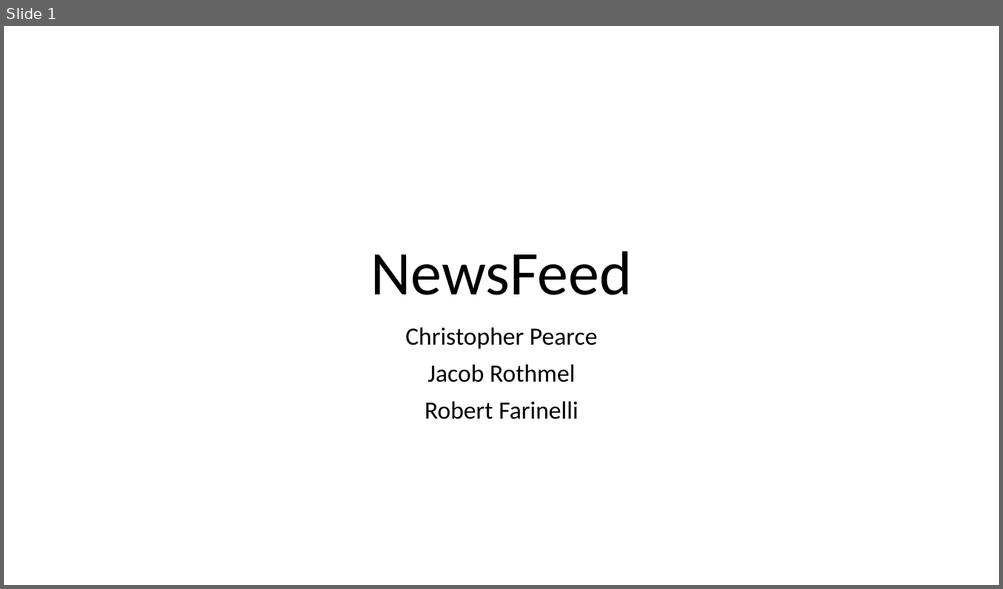
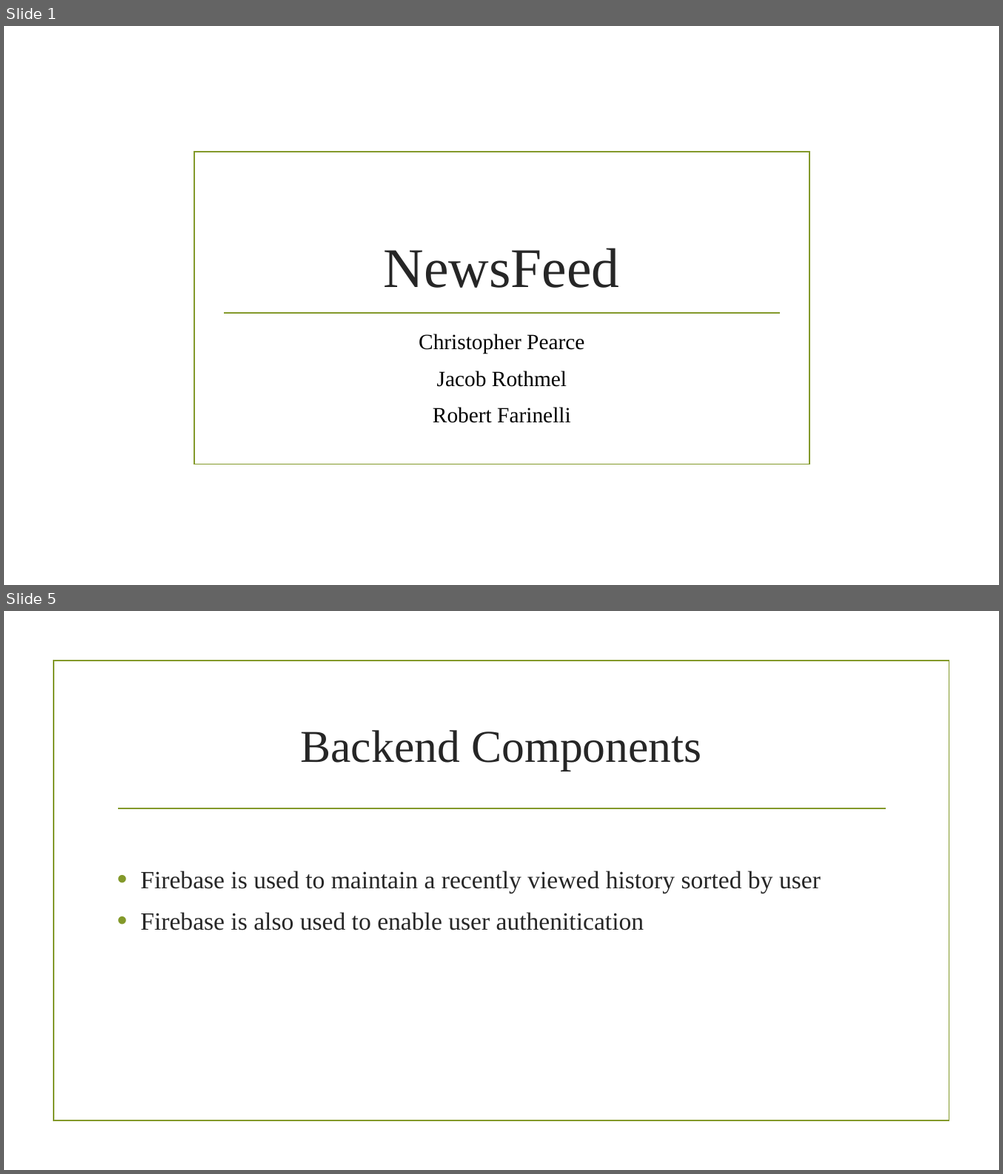
Before and after one commit to cp0153/NewsFeed, a slide deck: final/Final_presentation.pptx. Shown one above the other, each under a label of ours: slide 1 before the commit, slides 1 and 5 after it; the slides between them are not shown. The pictures are 1003x589 and 1003x1174 pixels, drawn with LibreOffice and Linux fonts; fonts in the diff are those of the drawing; background and template pictures are left out. Boxes give left, top, right and bottom in pixels: in the first picture for what was removed or moved away, otherwise in the second. Text is boxed around its words. In the diff, an @@ line names an element or a change of style, - is before the commit and + after.

```diff
--- a/final/Final_presentation.pptx
+++ b/final/Final_presentation.pptx
@@ slide 5 added at box(4, 611, 999, 1170), background picture (left out) @@
@@ rectangle added at box(54, 661, 948, 1122), outline #83992A 1.25 pt @@
@@ title added at box(301, 730, 701, 771), 44 pt, text #262626 @@
+Backend Components
@@ line added from (118, 809) to (885, 809), #83992A 1.25 pt @@
@@ text added at box(140, 871, 820, 931), 24 pt, text #262626 @@
+• Firebase is used to maintain a recently viewed history sorted by user
+• Firebase is also used to enable user authenitication
@@ slide 1 changed as well @@
@@ rectangle added at box(194, 152, 810, 465), outline #83992A 1.25 pt @@
@@ title "NewsFeed": place and size @@
-title "NewsFeed" at box(371, 251, 632, 295)
+title "NewsFeed" at box(384, 248, 620, 288)
@@ title "NewsFeed" at box(384, 248, 620, 288): size 60 to 54 pt, font Calibri to Times New Roman, text colour #000000 to #262626; line spacing 0.9 to 1 @@
@@ line added from (223, 313) to (780, 313), #83992A 1.25 pt @@
@@ subtitle "Christopher Pearce": place and size @@
-subtitle "Christopher Pearce" at box(405, 327, 597, 420)
+subtitle "Christopher Pearce" at box(418, 334, 584, 423)
@@ subtitle "Christopher Pearce" at box(418, 334, 584, 423): size 24 to 21 pt, font Calibri to Times New Roman; line spacing 0.9 to 1 @@
```
Also in this commit, not shown: 6 other slides added, 1 slide removed, 3 other files.
